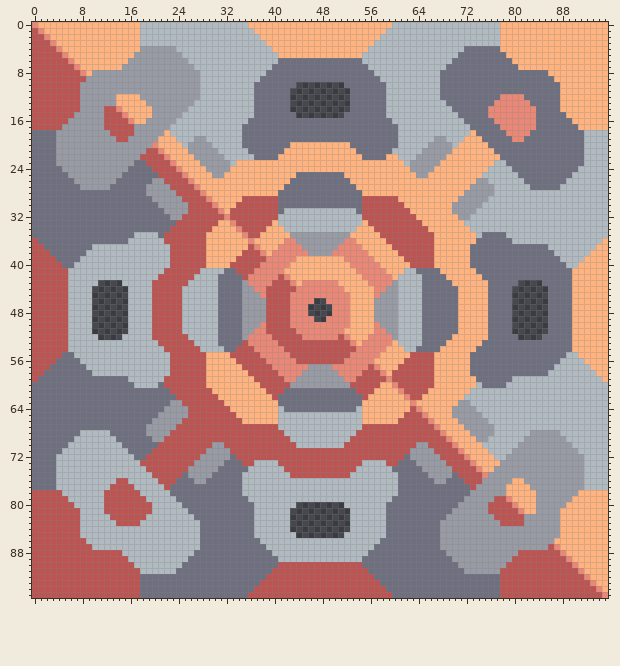
Sprite sheet: sprites/blocks/production/gas-bomb-factory.png. That is the earlier state.
The file is 96x96 pixels.
The result:
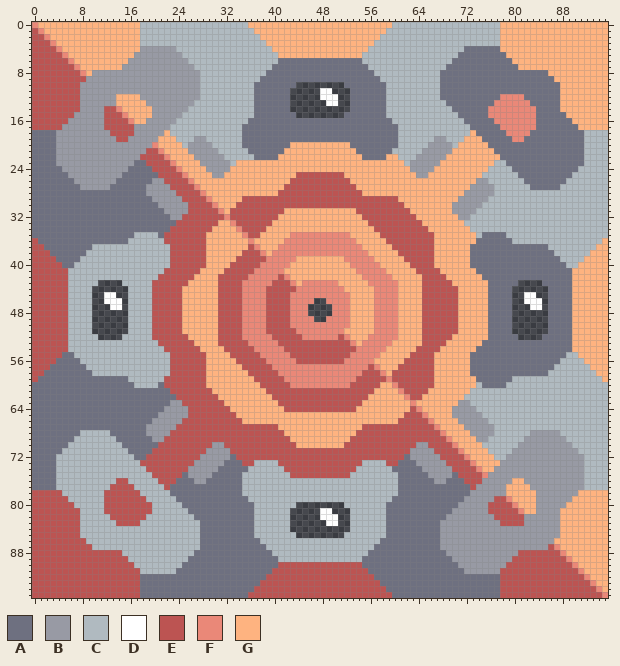
Palette (. is transparent): A #6e7080  B #989aa4  C #b0bac0  D #ffffff  E #bc5452  F #ea8878  G #feb380
Message: Add flares to the gas bomb factory texture
Edits made:
Colour D is added in row 11 at x 48 to 49; in row 12 at x 48 to 50; in row 13 at x 49 to 50; in row 45 at x 12 to 13 and 82 to 83; in row 46 at x 12 to 14 and 82 to 84; in row 47 at x 13 to 14 and 83 to 84.
Colour D is added in row 81 at x 48 to 49; in row 82 at x 48 to 50; in row 83 at x 49 to 50.
Colour E replaces colour A in row 25 at x 44 to 51; in row 26 at x 43 to 52; in row 27 at x 42 to 53; in rows 28 to 30 at x 41 to 54; in row 31 at x 41 and 54; in row 41 at x 32 to 33 and 64 to 67.
Colour E replaces colour A in row 42 at x 31 to 34 and 65 to 68; in row 43 at x 31 to 34 and 65 to 69; in rows 44 to 51 at x 31 to 34 and 65 to 70; in row 52 at x 31 to 34 and 65 to 69; in row 53 at x 31 to 34 and 65 to 68; in row 54 at x 32 to 33 and 64 to 67.
Colour E replaces colour A in row 61 at x 42 to 53; in rows 62 to 63 at x 41 to 54; in row 64 at x 42 to 53.
Colour F replaces colour B in row 35 at x 43 to 52; in row 36 at x 44 to 51; in row 37 at x 45 to 50; in row 38 at x 46 to 49; in row 43 at x 35 and 60; in row 44 at x 35 to 36 and 59 to 60.
Colour F replaces colour B in row 45 at x 35 to 37 and 58 to 60; in rows 46 to 49 at x 35 to 38 and 57 to 60; in row 50 at x 35 to 37 and 58 to 60; in row 51 at x 35 to 36 and 59 to 60; in row 52 at x 35 and 60; in row 57 at x 46 to 49.
Colour F replaces colour B in row 58 at x 45 to 50; in row 59 at x 44 to 51; in row 60 at x 43 to 52.
Colour G replaces colour C in row 31 at x 42 to 53; in rows 32 to 33 at x 41 to 54; in row 34 at x 42 to 53; in row 41 at x 28 to 31 and 62 to 63; in row 42 at x 27 to 30 and 61 to 64; in row 43 at x 26 to 30 and 61 to 64.
Colour G replaces colour C in rows 44 to 51 at x 25 to 30 and 61 to 64; in row 52 at x 26 to 30 and 61 to 64; in row 53 at x 27 to 30 and 61 to 64; in row 54 at x 28 to 31 and 62 to 63; in row 64 at x 41 and 54; in rows 65 to 67 at x 41 to 54.
Colour G replaces colour C in row 68 at x 42 to 53; in row 69 at x 43 to 52; in row 70 at x 44 to 51.
Pixel boxes of the changes (left, top, right, bottom) in both pictures:
added: (320, 88, 338, 106)
changed: (278, 172, 362, 256)
changed: (182, 268, 266, 352)
changed: (374, 268, 458, 352)
added: (104, 292, 122, 310)
added: (524, 292, 542, 310)
changed: (278, 364, 362, 448)
added: (320, 508, 338, 526)
